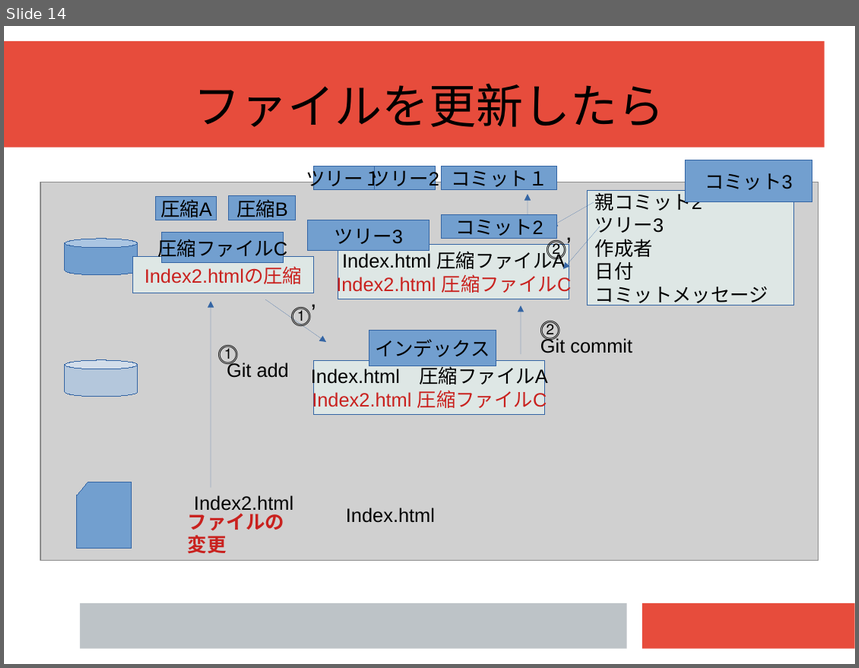
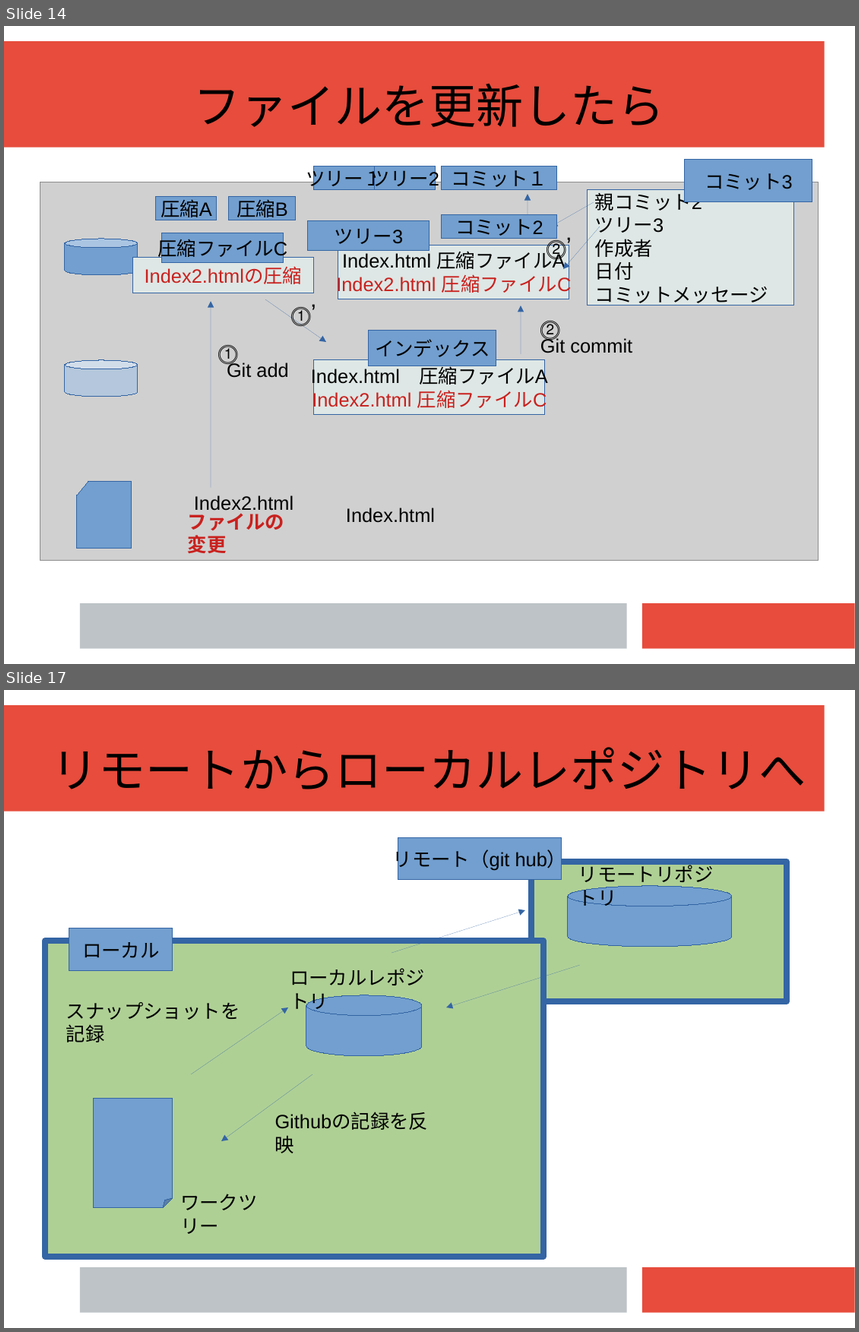
Before and after one commit to workingg/working_g, a slide deck: 資料/発表資料.pptx. Shown one above the other, each under a label of ours: slide 14 before the commit, slides 14 and 17 after it; the slides between them are not shown. The pictures are 859x668 and 859x1332 pixels, drawn with LibreOffice and Linux fonts; fonts in the diff are those of the drawing; grey boxes stand for pictures. Boxes give left, top, right and bottom in pixels: in the first picture for what was removed or moved away, otherwise in the second. Text is boxed around its words. In the diff, an @@ line names an element or a change of style, - is before the commit and + after.

```diff
--- a/資料/発表資料.pptx
+++ b/資料/発表資料.pptx
@@ slide 17 added at bbox=[4, 690, 855, 1328], background #FFFFFF; not listed: 3 template elements that a slide beside it also shows @@
@@ text added at bbox=[52, 747, 807, 790], 44 pt, text #000000 @@
+リモートからローカルレポジトリへ
@@ rectangle added at bbox=[398, 837, 562, 880], fill #729FCF, outline #3465A4 0.75 pt, 18 pt, text #000000 @@
+リモート（git hub）
@@ rectangle added at bbox=[531, 862, 788, 1002], fill #AFD095, outline #3465A4 5.67 pt @@
@@ text added at bbox=[579, 863, 714, 906], 18 pt, text #000000 @@
+リモートリポジトリ
@@ cylinder added at bbox=[568, 886, 731, 947], fill #729FCF, outline #3465A4 0.75 pt @@
@@ arrow added from (392, 954) to (525, 910), #3465A4 0.75 pt @@
@@ rectangle added at bbox=[69, 929, 173, 971], fill #729FCF, outline #3465A4 0.75 pt, 18 pt, text #000000 @@
+ローカル
@@ rectangle added at bbox=[45, 941, 544, 1257], fill #AFD095, outline #3465A4 5.67 pt @@
@@ text added at bbox=[290, 968, 425, 1014], 18 pt, text #000000 @@
+ローカルレポジトリ
@@ arrow added from (580, 965) to (446, 1008), #3465A4 0.75 pt @@
@@ text added at bbox=[66, 1002, 240, 1043], 18 pt, text #000000 @@
+スナップショットを記録
@@ arrow added from (191, 1075) to (288, 1008), #3465A4 0.75 pt @@
@@ cylinder added at bbox=[306, 996, 422, 1057], fill #729FCF, outline #3465A4 0.75 pt @@
@@ arrow added from (313, 1075) to (222, 1142), #3465A4 0.75 pt @@
@@ folded corner added at bbox=[94, 1100, 173, 1209], fill #729FCF, outline #3465A4 0.75 pt @@
@@ text added at bbox=[268, 1106, 452, 1137], 18 pt, text #000000 @@
+Githubの記録を反映
@@ text added at bbox=[180, 1194, 258, 1234], 18 pt, text #000000 @@
+ワークツリー
```
Also in this commit, not shown: 2 slides changed, 3 other slides added.
